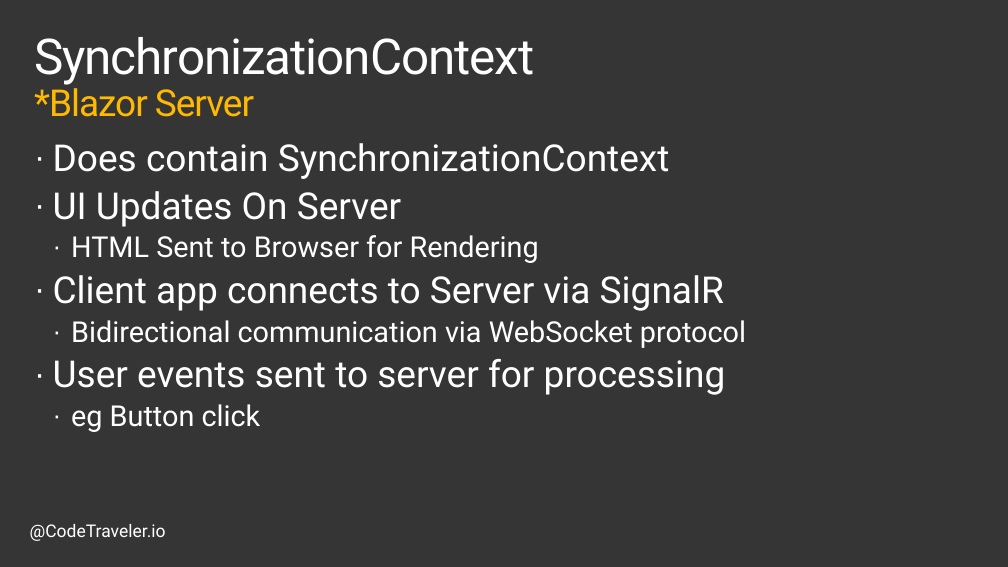
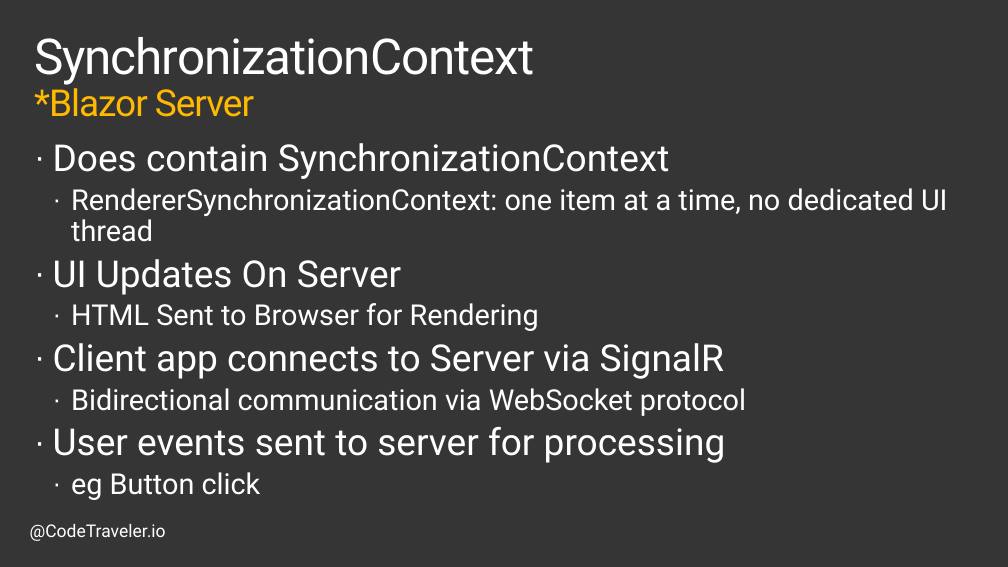
Before and after one commit to TheCodeTraveler/BecomeAnExpertWithAsyncAwait, a slide deck: slide 11 of 3. .NET Internals/Internals.pptx (slide 9 before the commit). Drawn at 1008x567 pixels with LibreOffice and Linux fonts; fonts in the diff are those of the drawing; background and template pictures are left out. Boxes give left, top, right and bottom in pixels: in the first picture for what was removed or moved away, otherwise in the second. Text is boxed around its words. In the diff, an @@ line names an element or a change of style, - is before the commit and + after.

```diff
--- a/3. .NET Internals/Internals.pptx
+++ b/3. .NET Internals/Internals.pptx
@@ text at [71,188,947,242]: paragraph added @@
+  · RendererSynchronizationContext: one item at a time, no dedicated UI thread
```
Also in this commit, not shown: 1 other slide changed, 5 slides added.
